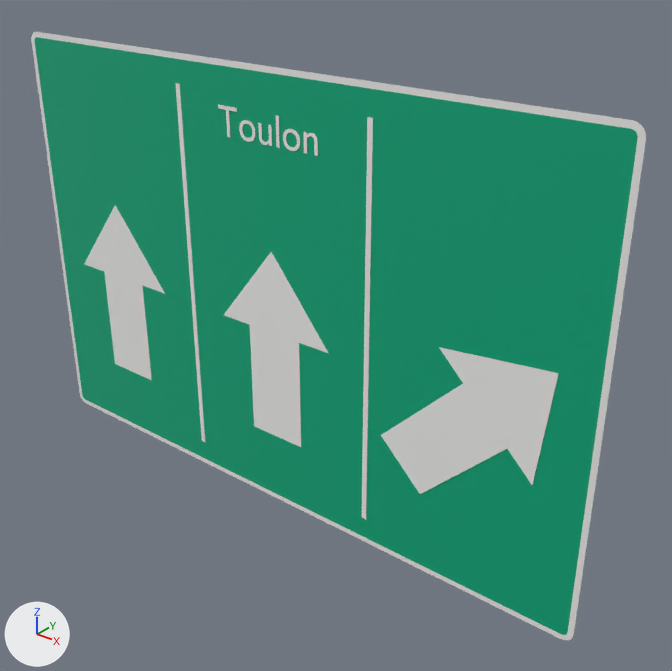
Two versions of the glTF model panneaux/06_D_direction/Da31f.glb, one commit apart.
Before and after are seen from a camera (50 mm lens) standing at (1.98, -2.14, 1.3) and looking at (0.19, 0.1, -0.09). Arrows for +X, +Y and +Z are at lower left; the lights stay in place. The picture after the commit comes second. Where no turn or scale is listed for an object, it has been applied to the vertices. Vertices at exactly the same position are counted once.

In view in the first picture: 'Da31f_cadre00', 'Da31f_fond01', 'Da31f_sep03', 'Da31f_sep05', 'Da31f_txt07', 'Da31f_v02', 'Da31f_v04', 'Da31f_v06' and 1 more.
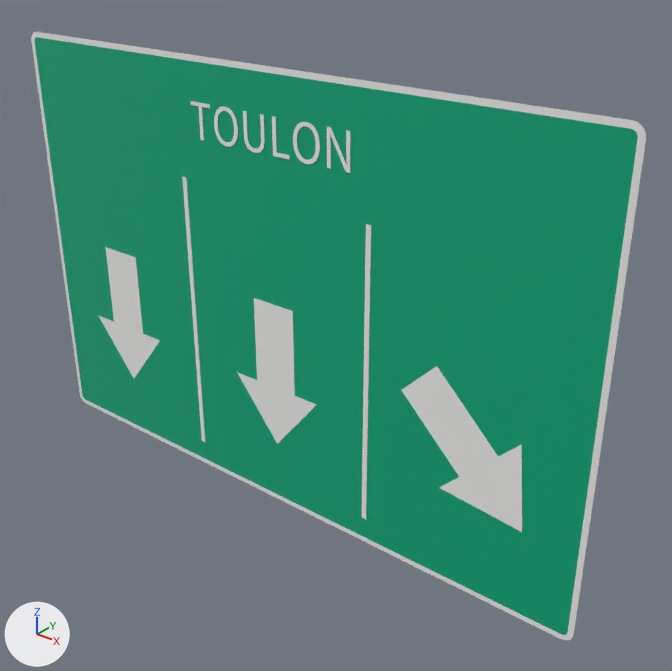
The change, as a list of edits to the scene's bpy script:
```text
Change me_sep_020:
    used by ob_da31f_sep03; location = (0.0, -0.003, 0.0)
    remove me_sep_020.from_pydata(...)  # 8 vertices, 12 faces; spans x -0.41..-0.39, y 0.0, z -0.7..0.7
    add me_sep_020.from_pydata(...)  # 8 vertices, 12 faces; spans x -0.41..-0.39, y 0.0, z -0.7..0.38
    me_sep_020 part 1: the whole mesh is scaled about its middle by (1, 1, 0.771), then moved by (0.0, 0.0, -0.16)
Change me_sep_021:
    used by ob_da31f_sep05; location = (0.0, -0.004, 0.0)
    remove me_sep_021.from_pydata(...)  # 8 vertices, 12 faces; spans x 0.39..0.41, y 0.0, z -0.7..0.7
    add me_sep_021.from_pydata(...)  # 8 vertices, 12 faces; spans x 0.39..0.41, y 0.0, z -0.7..0.38
    me_sep_021 part 2: the whole mesh is scaled about its middle by (1, 1, 0.771), then moved by (0.0, 0.0, -0.16)
Change me_t_124:
    used by ob_da31f_txt07; location = (0.0, -0.004, 0.6)
    remove me_t_124.from_pydata(...)  # 634 vertices, 1252 faces; spans x -0.212..0.206, y 0.0, z -0.045..0.056
    add me_t_124.from_pydata(...)  # 596 vertices, 1176 faces; spans x -0.342..0.33, y 0.0, z -0.077..0.053
    me_t_124 part 3: the loose piece of 16 vertices spanning x -0.212..-0.129, y 0.0, z -0.044..0.056 is rebuilt with 192 vertices and now spans x -0.235..-0.128, y 0.0, z -0.077..0.053
    me_t_124 part 4: a new loose piece of 108 vertices spanning x -0.102..-0.012, y 0.0, z -0.077..0.051, in mat_blanc_retro (white #f3f3f1)
    me_t_124 part 5: a new loose piece of 76 vertices spanning x 0.241..0.33, y 0.0, z -0.074..0.051, in mat_blanc_retro (white #f3f3f1)
    me_t_124 part 6: a new loose piece of 16 vertices spanning x -0.342..-0.25, y 0.0, z -0.074..0.051, in mat_blanc_retro (white #f3f3f1)
    me_t_124 part 7: the loose piece of 192 vertices spanning x -0.121..-0.05, y 0.0, z -0.045..0.023 is deleted
    me_t_124 part 8: the loose piece of 114 vertices spanning x 0.15..0.206, y 0.0, z -0.044..0.023 is deleted
    me_t_124 part 9: the loose piece of 112 vertices spanning x -0.036..0.019, y 0.0, z -0.045..0.022 is deleted
    me_t_124 part 10: the loose piece of 8 vertices spanning x 0.038..0.051, y 0.0, z -0.044..0.056 is deleted
    me_t_124 part 11: 2 vertices moved within x 0.123, y 0.0, z -0.011; 190 vertices removed from x 0.066..0.136, y 0.0, z -0.045..0.023; 202 vertices added at x 0.022..0.214, y 0.0, z -0.077..0.053
Change me_v_030:
    used by ob_da31f_v02; location = (0.0, -0.002, 0.0)
    remove me_v_030.from_pydata(...)  # 14 vertices, 24 faces; spans x -1.045..-0.555, y 0.0, z -0.52..0.2
    add me_v_030.from_pydata(...)  # 14 vertices, 24 faces; spans x -0.99..-0.61, y 0.0, z -0.552..0.008
    me_v_030 part 12: the whole mesh is rebuilt
Change me_v_031:
    used by ob_da31f_v04; location = (0.0, -0.003, 0.0)
    remove me_v_031.from_pydata(...)  # 14 vertices, 24 faces; spans x -0.245..0.245, y 0.0, z -0.52..0.2
    add me_v_031.from_pydata(...)  # 14 vertices, 24 faces; spans x -0.19..0.19, y 0.0, z -0.552..0.008
    me_v_031 part 13: the whole mesh is rebuilt
Change me_v_032:
    used by ob_da31f_v06; location = (0.0, -0.004, 0.0)
    remove me_v_032.from_pydata(...)  # 14 vertices, 24 faces; spans x 0.464..1.055, y 0.0, z -0.496..0.095
    add me_v_032.from_pydata(...)  # 14 vertices, 24 faces; spans x 0.539..0.998, y 0.0, z -0.47..-0.011
    me_v_032 part 14: the whole mesh is turned 90 degrees about the y axis through its middle and scaled by 0.778, then moved by (0.009, 0.0, -0.04)
```

Location of each change, (x1, y1, x2, y2) in pixels of the pictures (672 x 671 px; the box of a moved part takes in the faces that stretch with it):
'Da31f_v06', moved, turned, rescaled
    before: (381, 347, 559, 494)
    after: (401, 366, 522, 532)
'Da31f_v04', reshaped (23% narrower, 25% shorter)
    before: (224, 252, 328, 447)
    after: (237, 298, 317, 444)
'Da31f_v02', reshaped (23% narrower, 25% shorter)
    before: (84, 205, 165, 380)
    after: (98, 247, 160, 378)
'Da31f_txt07', reshaped (59% wider, 38% taller)
    before: (218, 104, 318, 156)
    after: (190, 101, 350, 173)
'Da31f_sep05', moved, rescaled (17% narrower, 27% shorter)
    before: (362, 117, 373, 519)
    after: (362, 224, 371, 519)
'Da31f_sep03', moved, rescaled (23% narrower, 26% shorter)
    before: (175, 83, 205, 442)
    after: (182, 177, 205, 442)
part 3 of me_t_124, rebuilt (25% wider, 24% taller)
    before: (218, 104, 237, 137)
    after: (214, 106, 238, 147)
part 4 of me_t_124, added
    after: (243, 111, 265, 153)
part 5 of me_t_124, added
    after: (327, 127, 350, 173)
part 6 of me_t_124, added
    after: (190, 101, 210, 141)
part 7 of me_t_124, deleted
    before: (239, 120, 255, 142)
part 8 of me_t_124, deleted
    before: (304, 132, 318, 156)
part 9 of me_t_124, deleted
    before: (258, 123, 272, 146)
part 10 of me_t_124, deleted
    before: (276, 115, 280, 148)
part 11 of me_t_124, moved or reshaped
    before: (283, 129, 300, 151)
    after: (272, 116, 320, 164)
